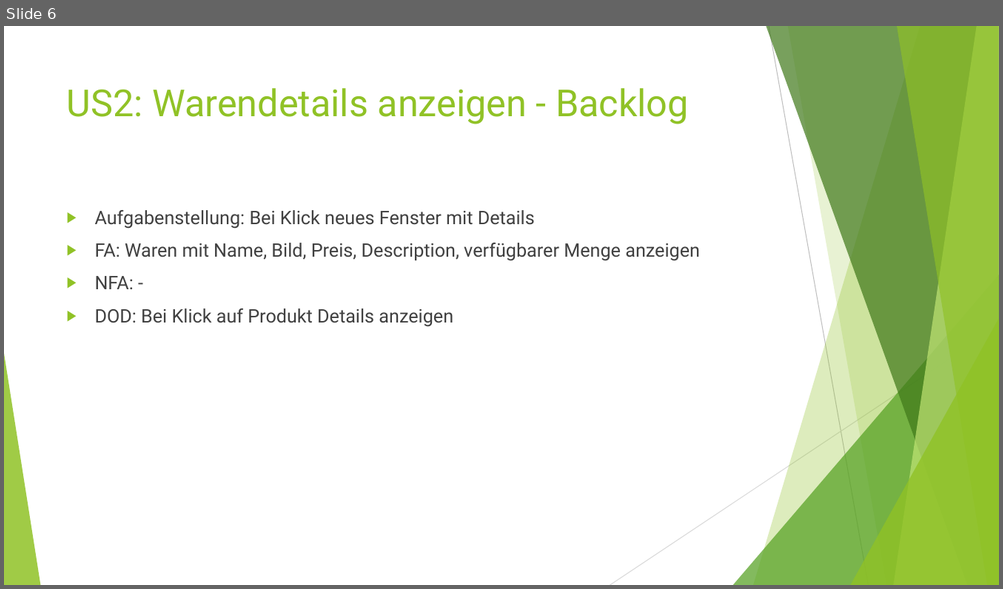
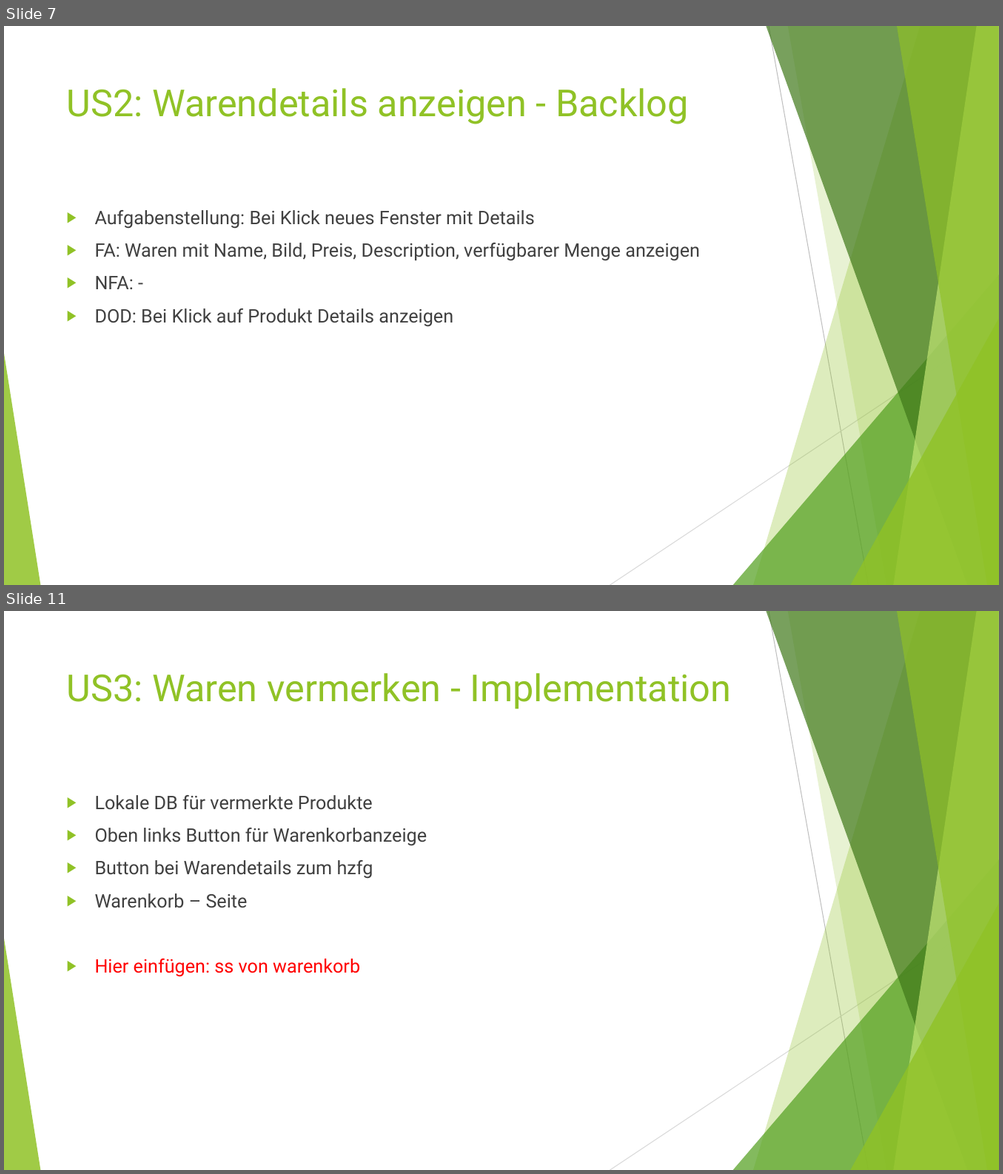
Before and after one commit to Grisdoff/Planet.Shop, a slide deck: Organisatorisches/Presentations/Presentation_WS.pptx. Shown one above the other, each under a label of ours: slide 6 before the commit, slides 7 and 11 after it; the slides between them are not shown. The pictures are 1003x589 and 1003x1174 pixels, drawn with LibreOffice and Linux fonts; fonts in the diff are those of the drawing. Boxes give left, top, right and bottom in pixels: in the first picture for what was removed or moved away, otherwise in the second. Text is boxed around its words. In the diff, an @@ line names an element or a change of style, - is before the commit and + after.

```diff
--- a/Organisatorisches/Presentations/Presentation_WS.pptx
+++ b/Organisatorisches/Presentations/Presentation_WS.pptx
@@ slide 11 added at <box>4,611,999,1170</box>, background #FFFFFF; not listed: 10 template elements that a slide beside it also shows @@
@@ title added at <box>67,673,731,709</box>, 36 pt, text #90C226 @@
+US3: Waren vermerken - Implementation
@@ text added at <box>95,795,427,977</box>, 18 pt, text #404040 @@
+▶ Lokale DB für vermerkte Produkte
+▶ Oben links Button für Warenkorbanzeige
+▶ Button bei Warendetails zum hzfg
+▶ Warenkorb – Seite
+▶ Hier einfügen: ss von warenkorb
@@ what was slide 6 is now slide 7 @@
```
Also in this commit, not shown: 2 slides changed, 6 other slides added.
